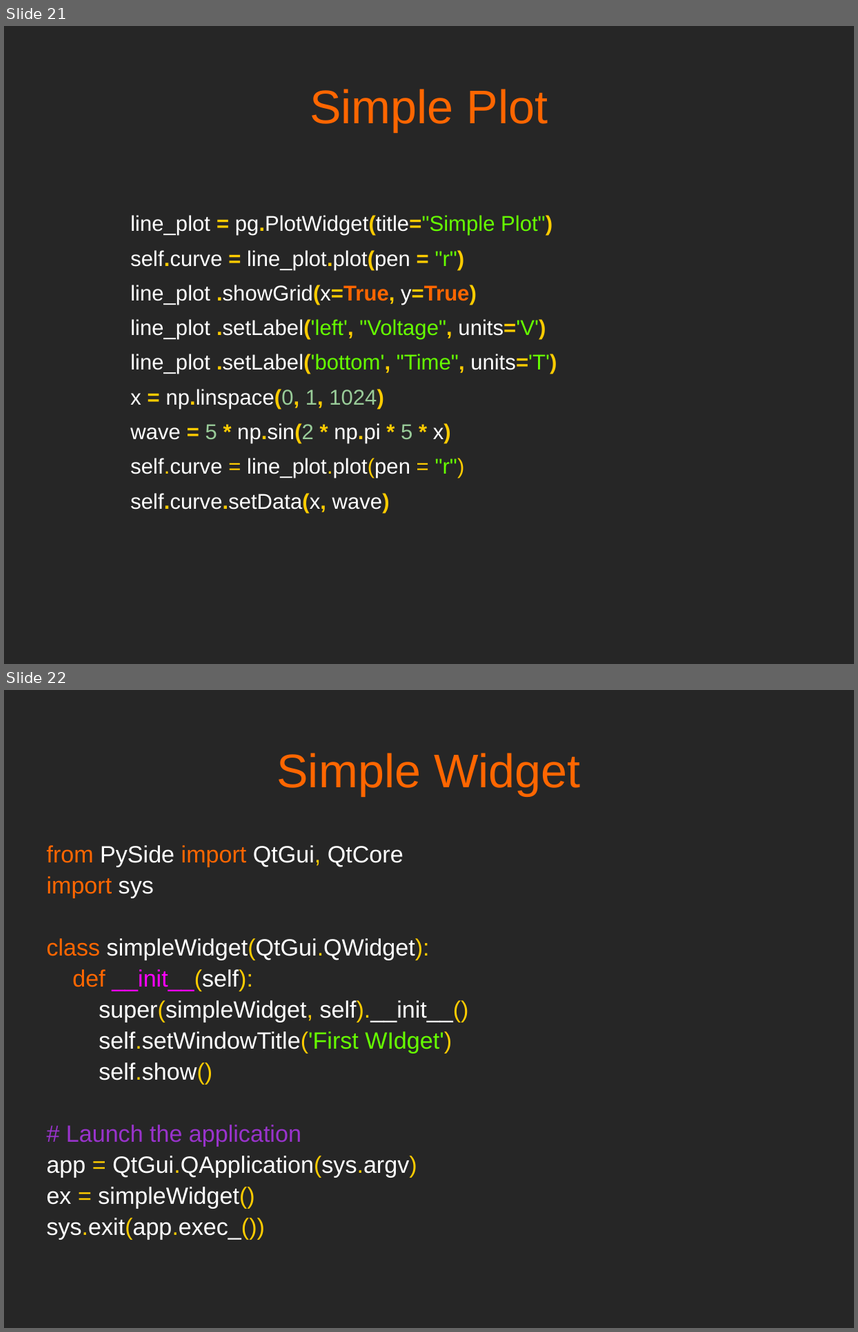
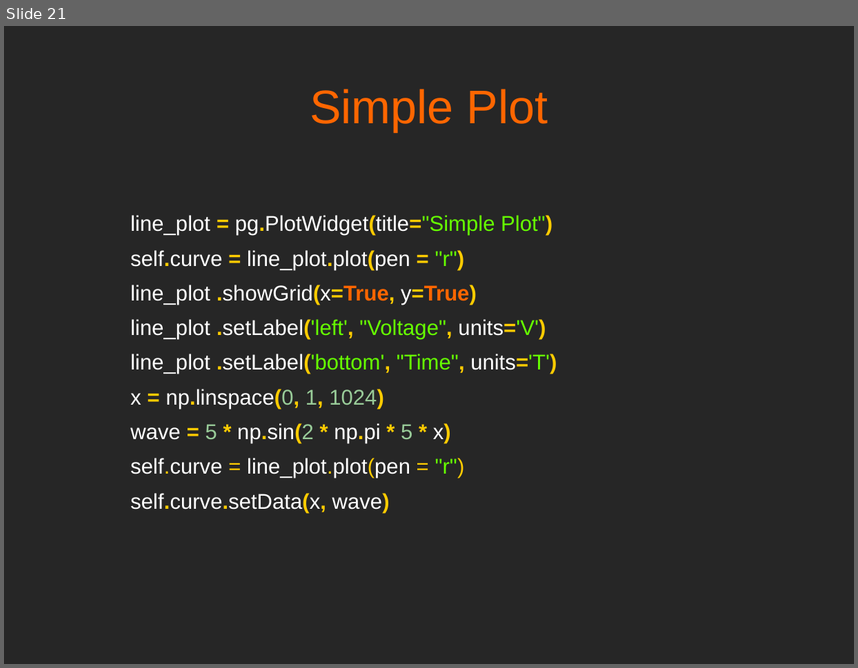
Before and after one commit to mfarhan12/qt-presentation, a slide deck: OPAG QT Presentation.odp. Shown one above the other, each under a label of ours: slides 21 and 22 before the commit, slide 21 after it. The pictures are 858x1332 and 858x668 pixels, drawn with LibreOffice and Linux fonts; fonts in the diff are those of the drawing. Boxes give left, top, right and bottom in pixels: in the first picture for what was removed or moved away, otherwise in the second. Text is boxed around its words. In the diff, an @@ line names an element or a change of style, - is before the commit and + after.

```diff
--- a/OPAG QT Presentation.odp
+++ b/OPAG QT Presentation.odp
@@ slide 22 removed at (4,690,854,1328), background #262626 @@
@@ title removed at (277,753,580,796) @@
-Simple Widget
@@ text removed at (47,845,469,1239) @@
-from PySide import QtGui, QtCore
-import sys
-class simpleWidget(QtGui.QWidget):
-def __init__(self):
-super(simpleWidget, self).__init__()
-self.setWindowTitle('First WIdget')
-self.show()
-# Launch the application
-app = QtGui.QApplication(sys.argv)
-ex = simpleWidget()
-sys.exit(app.exec_())
```
Also in this commit, not shown: 1 slide changed, 4 slides added, 3 other files.
